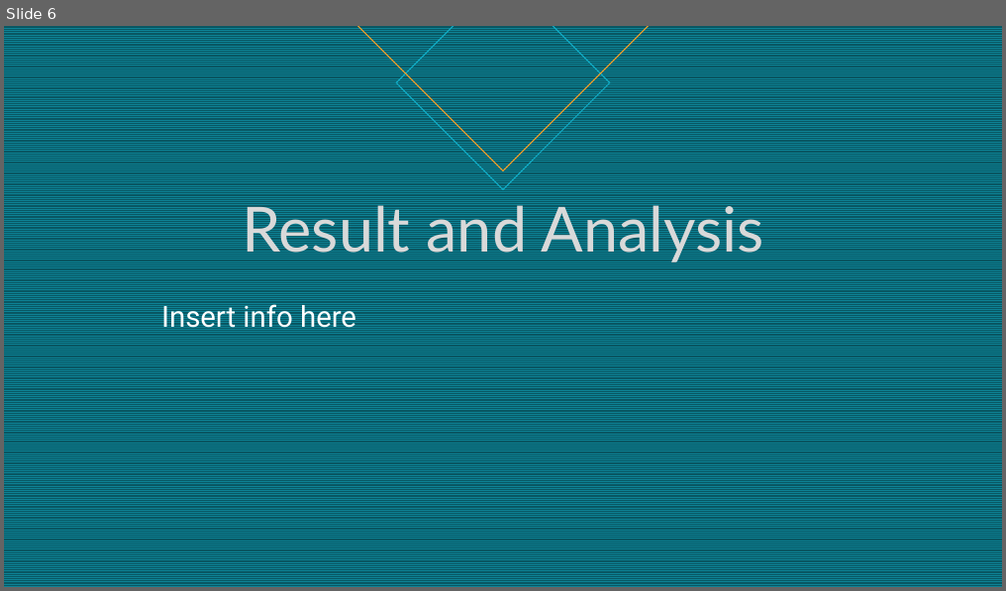
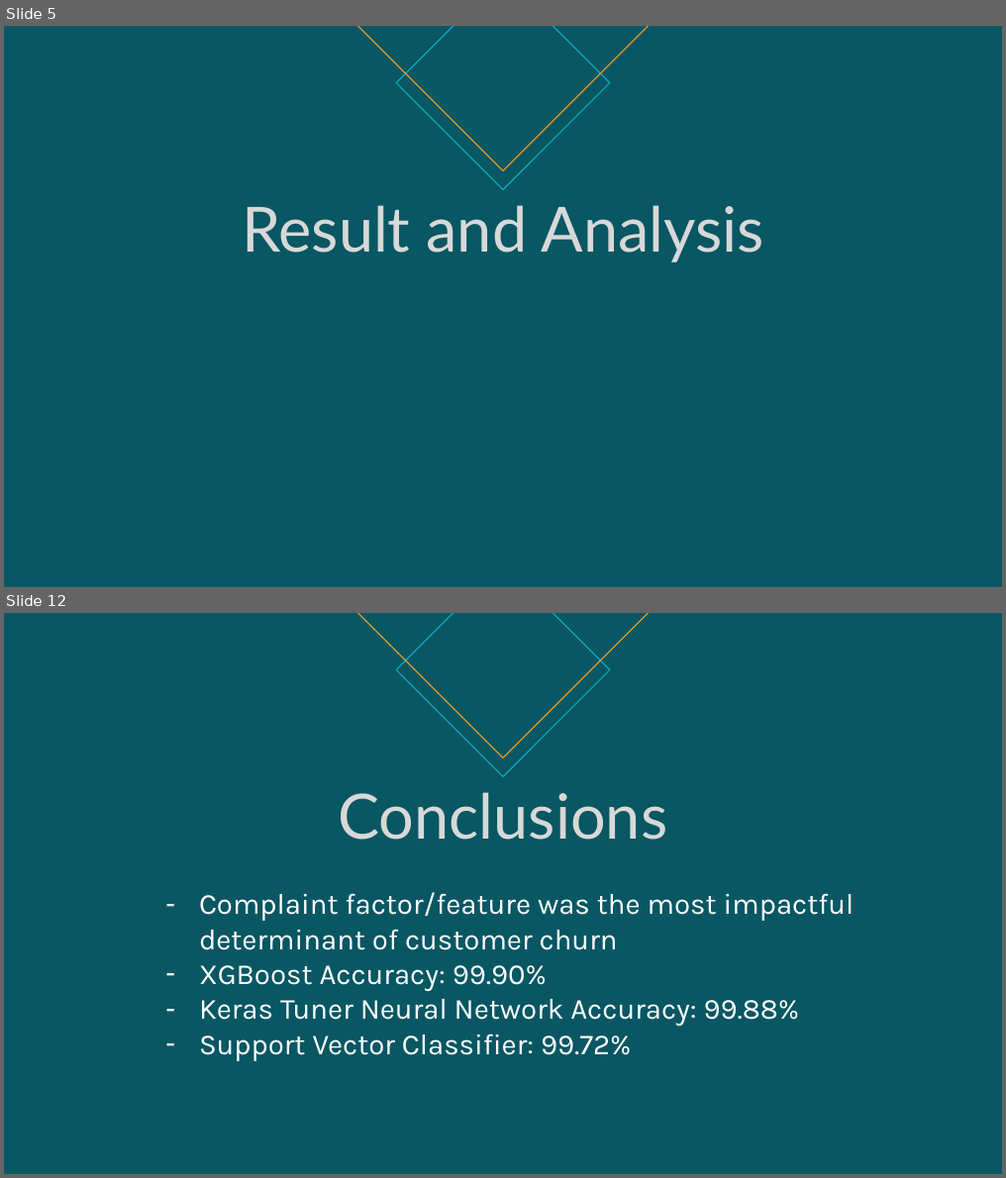
Before and after one commit to rtatat/bank-customer-churn, a slide deck: Bank Customer Churn Analysis.pptx. Shown one above the other, each under a label of ours: slide 6 before the commit, slides 5 and 12 after it; the slides between them are not shown. The pictures are 1006x591 and 1006x1178 pixels, drawn with LibreOffice and Linux fonts; fonts in the diff are those of the drawing. Boxes give left, top, right and bottom in pixels: in the first picture for what was removed or moved away, otherwise in the second. Text is boxed around its words. In the diff, an @@ line names an element or a change of style, - is before the commit and + after.

```diff
--- a/Bank Customer Churn Analysis.pptx
+++ b/Bank Customer Churn Analysis.pptx
@@ slide 12 added at bbox=[4, 613, 1002, 1174], background #085763 @@
@@ diamond added at bbox=[358, 613, 648, 758], outline #F59F26 1 pt @@
@@ diamond added at bbox=[396, 613, 610, 776], outline #11AEC7 1 pt @@
@@ title added at bbox=[338, 792, 667, 840], 60 pt, text #D8D8D8 @@
+Conclusions
@@ text added at bbox=[199, 892, 854, 1061], 28 pt, text #FFFFFF @@
+– Complaint factor/feature was the most impactful determinant of customer churn
+– XGBoost Accuracy: 99.90%
+– Keras Tuner Neural Network Accuracy: 99.88%
+– Support Vector Classifier: 99.72%
@@ what was slide 6 is now slide 5 @@
@@ slide 5 changed as well @@
@@ background pattern #0D8295 on #085764 to #085763 @@
@@ title "Result and Analysis" at bbox=[242, 205, 763, 263]: text colour #D9D9D9 to #D8D8D8 @@
@@ text removed at bbox=[161, 301, 356, 335] @@
-Insert info here
```
Also in this commit, not shown: 4 other slides changed, 7 other slides added, 4 slides removed.
